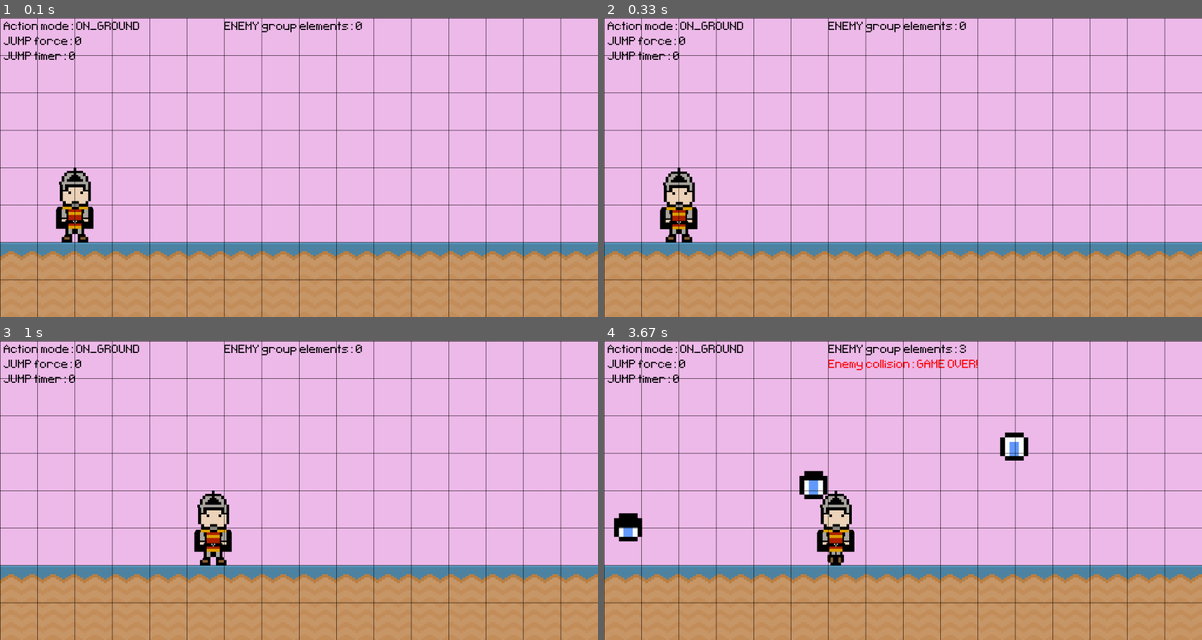
Above: before the commit, frames 1-4 (two rows, left to right).
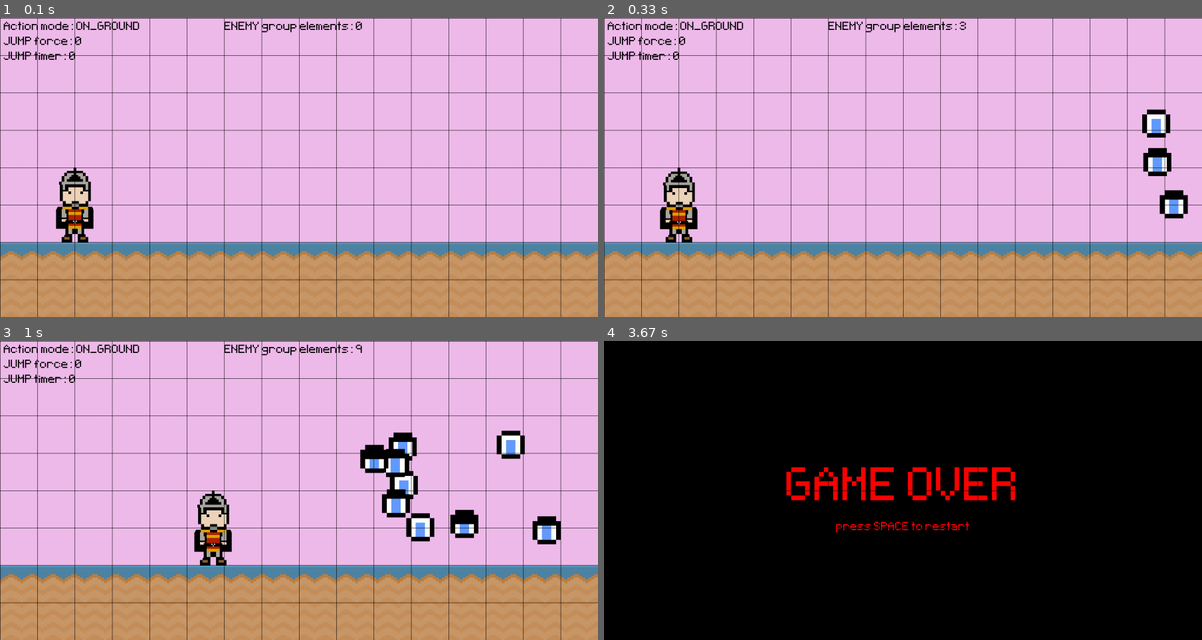
Above: after the commit, the same moments.

Repository: alo40/pygame_pininos
Game: pygame game, started from main_pininos.py
Same seed, same stepped clock (60 frames per second), same inputs: the game is played once before the commit and once after it.
Inputs:
- Up to frame 1 (0.1 s): no input
- Up to frame 2 (0.33 s): no input
- Up to frame 3 (1 s): hold Right 0.33-0.8 s; hold Right from 0.83 s (still down)
- Up to frame 4 (3.67 s): release Right at 1.3 s; tap Space at 1.33 s; hold Left 1.67-2.2 s; hold Right 2.23-2.53 s; hold Down 2.57-2.97 s

Frame 1 is identical in both runs. In frame 2, 1.2% of the frame differs, in the area x 59-98%, y 2-68%; in frame 3, 3.3%; in frame 4, 99%, in the area x 0-100%, y 0-100%.

Commit message:
updated Hero-Enemy collision (spritecollide)

Diff:
--- a/main_pininos.py
+++ b/main_pininos.py
@@ -1,6 +1,6 @@
 import pygame as pg
 from sys import exit
-from random import randint
+from random import randint, choice  # choice will be used to random spawn different types of enemies
 from enum import Enum
 
 
@@ -173,6 +173,8 @@
         self.image = self.frames[self.frame_index]
 
     def garbage(self):
+
+        # destroy enemy sprite
         if self.rect.x < -100:
             self.kill()
 
@@ -229,7 +231,7 @@
 
 # timers enemy_01 spawn
 timer_enemy_01_spawn = pg.USEREVENT + 2  # + 1 is used to avoid conflicts with pygame user events
-pg.time.set_timer(timer_enemy_01_spawn, 1000)  # tigger event in x ms
+pg.time.set_timer(timer_enemy_01_spawn, 100)  # tigger event in x ms
 
 # timers enemy_01 animation
 timer_enemy_01_animation = pg.USEREVENT + 3  # + 2 is used to avoid conflicts with pygame user events
@@ -319,14 +321,10 @@
     ####################################################################################
     else:
 
-        ## BACKGROUND ##################################################################
-
         # draw background
         screen.blit(sky_surf, (0, 0))  # (x, y) position
         screen.blit(ground_surf, (0, screen_height - ground_rect.height))
 
-        ## HERO MOVEMENT: LEFT/RIGHT ###################################################
-
         # draw second hero using sprites
         hero.draw(screen)
         hero.update()
@@ -335,14 +333,11 @@
         enemy_group.draw(screen)
         enemy_group.update()
 
-        ## COLLISION ###################################################################
-
-        # hero collision with enemy_01!
-        for enemy in enemy_group:
-            if hero.sprite.rect.colliderect(enemy):
-                text_collision = game_active_font.render('Enemy collision: GAME OVER!', False, 'Red')
-                screen.blit(text_collision, (600, 50))
-                # game_over = True  # GAME OVER!
+        # hero collision with enemy_group!
+        if pg.sprite.spritecollide(hero.sprite, enemy_group, False):
+            text_collision = game_active_font.render('Enemy collision: GAME OVER!', False, 'Red')
+            screen.blit(text_collision, (600, 50))
+            game_over = True  # GAME OVER!
 
     ## SCORE AND GRID LINES ############################################################
 
